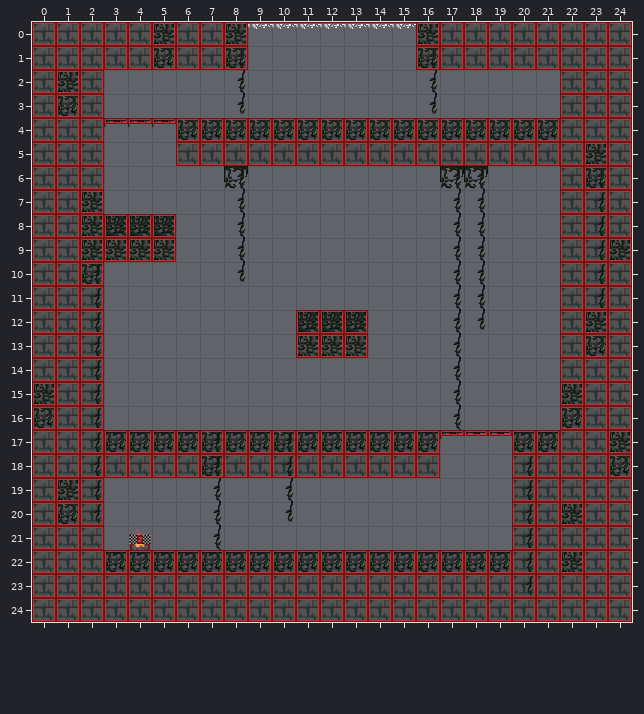
Two versions of a level (Tiled map, assets/maps/tutorial.tmx). That is the earlier state.
Cells are 32x32 px. Shown: x 0..24, y 0..24. Tiles whose own drawing changed are shown in their newer look in all pictures.
After:
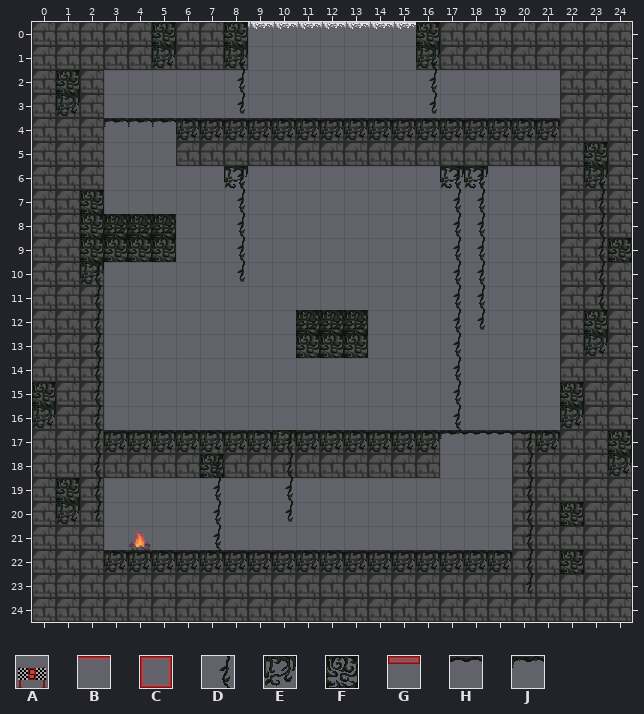
Key: from "MainTileset": A 0, B 6, C 12, D 14, E 16, F 17, G 18, H 19, J 20.
_ is an empty cell.
Tiles replaced or removed in this view: A, B, C, D, E, G.
From old to new:
Changed rows in their new state; . is an unchanged cell.
Layer "textures/cosmetics_add1":
first column x 7:
17 .............D
18 F.............
Layer "textures/cosmetics_add2":
first column x 6:
 4 JHHHJJHJJHJJHJJH
first column x 7:
17 J
Layer "main" (now hidden):
first column x 0:
 0 _________________________
 1 _________......._________
 2 ___...................___
 3 ___...................___
 4 _________________________
 5 ___...___________________
 6 ___...................___
 7 ___...................___
 8 ______................___
 9 ______................___
10 ___...................___
11 ___...................___
12 ___........___........___
13 ___........___........___
14 ___...................___
15 ___...................___
16 ___...................___
17 _________________________
18 _________________..._____
19 ___................._____
20 ___................._____
21 ___._..............._____
22 _________________________
23 _________________________
24 _________________________
Boxes around the changes in both pictures, in picture pixels (x1, y1, x2, y2):
changed: (32, 22, 632, 622)
